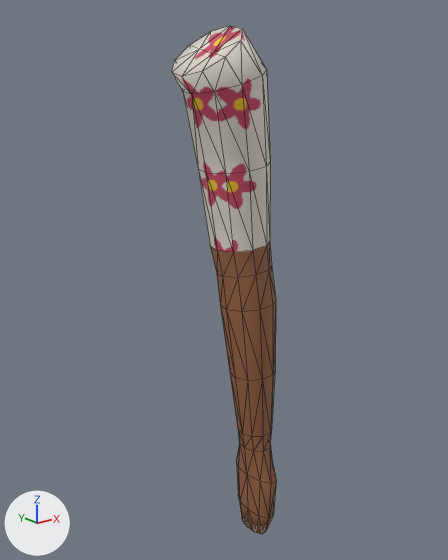
An edit to the OBJ model OpenGL/assets/models/persona_mujer_partes/brazoizq.obj, drawn before and after from the same camera.
Camera for both pictures: a camera (50 mm lens) standing at (-0.449, -0.556, -0.033) and looking at (0.004, 0.01, -0.26). The lights are fixed; the arrows at lower left show +X, +Y and +Z. The first picture is the older version. Mesh edges are drawn as thin lines. Where no turn or scale is listed for an object, it has been applied to the vertices.

The first picture shows 'BrazoIzq'.
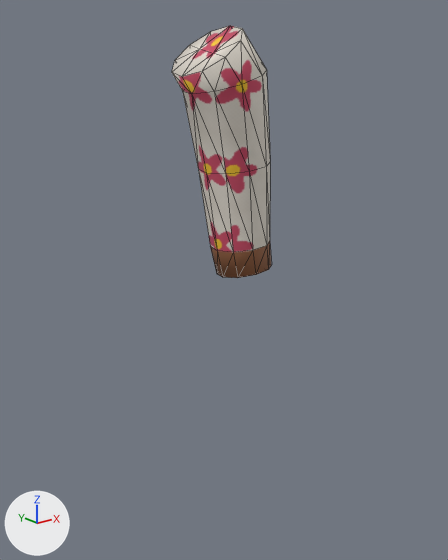
Changed parts and their boxes (x1, y1, x2, y2) in the pictures (448 x 560 px):
'BrazoIzq', reshaped (50% shorter)
    before: (172, 26, 276, 534)
    after: (172, 26, 272, 278)
part 1 of me_brazoizq, cut back (brown)
    before: (217, 265, 276, 534)
part 2 of me_brazoizq, surface changed
    both: (176, 26, 272, 278)

The edits, one by one:
me_brazoizq is used by ob_brazoizq; location (0.0, 0.0, 0.0).
me_brazoizq had 124 vertices, 244 faces and spanned x -0.06..0.062, y -0.05..0.046, z -0.62..0.028.
me_brazoizq now has 54 vertices, 104 faces and spans x -0.06..0.057, y -0.046..0.046, z -0.252..0.028.
Part 1, on me_brazoizq:
72 vertices are removed from x -0.006..0.062, y -0.05..0.026, z -0.62..-0.285.
154 faces are deleted.
2 vertices move from x -0.003..0.051, y -0.024..0.016, z -0.251..-0.242 to x -0.003..0.051, y -0.023..0.016, z -0.252..-0.241.
2 vertices are added at (0.034, -0.011, -0.244), (0.014, 0.004, -0.248).
14 new faces join them, mat_piel_media (picture img_piel_media_png).
me_brazoizq part 2: 90 kept faces spanning x -0.06..0.057, y -0.046..0.046, z -0.252..0.028 get new texture (UV) coordinates.
